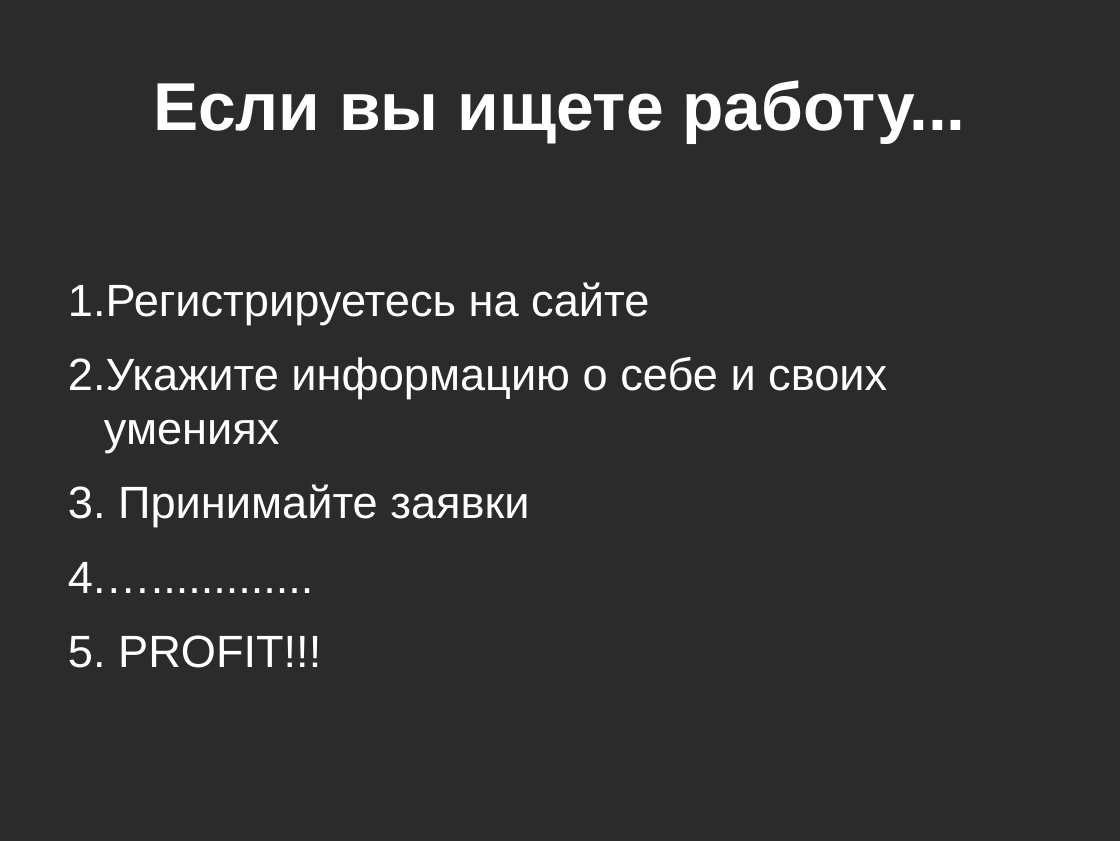
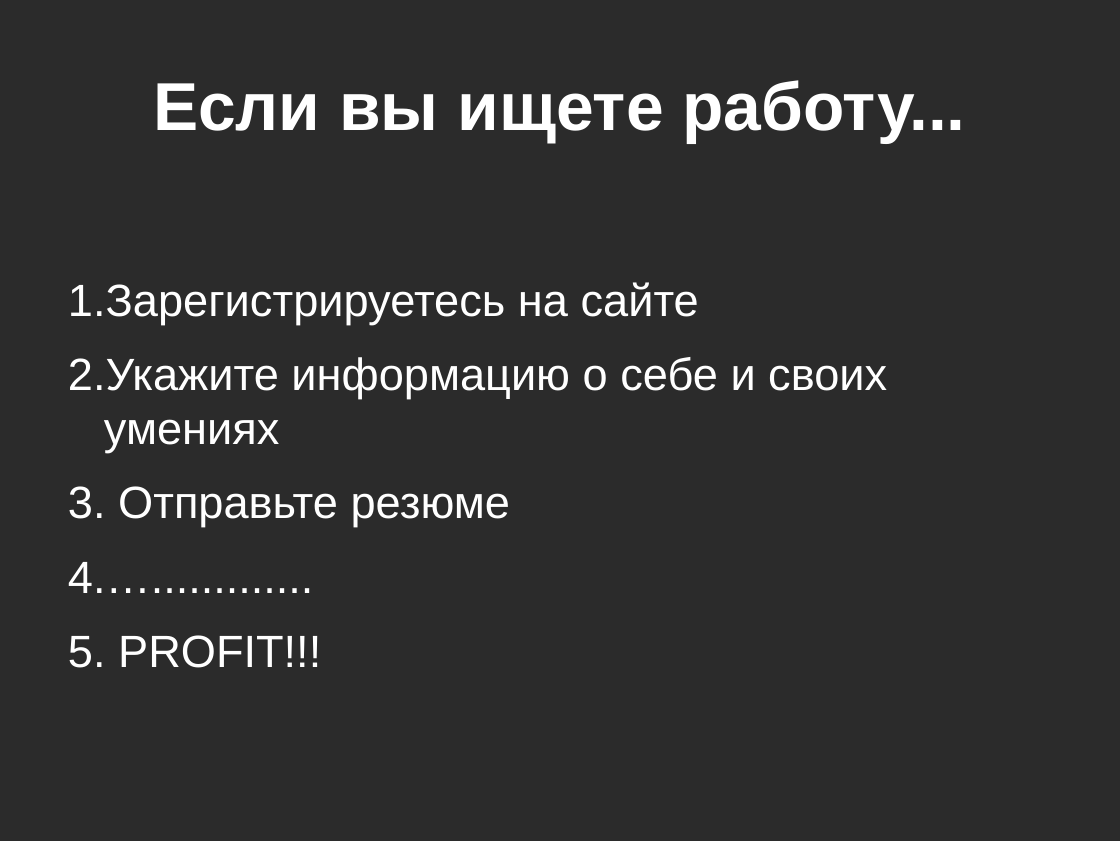
Before and after one commit to yashart/mipt_hunt, a slide deck: slide 5 of Infa-100.odp. Drawn at 1120x841 pixels with LibreOffice and Linux fonts; fonts in the diff are those of the drawing; background and template pictures are left out; a plain dark background stands for a picture behind light text. Boxes give left, top, right and bottom in pixels: in the first picture for what was removed or moved away, otherwise in the second. Text is boxed around its words. In the diff, an @@ line names an element or a change of style, - is before the commit and + after.

```diff
--- a/Infa-100.odp
+++ b/Infa-100.odp
@@ text at [68,282,699,324]: text changed @@
-1. Регистрируетесь на сайте
+1. Зарегистрируетесь на сайте
@@ text at [118,486,511,527]: text changed @@
-3. Принимайте заявки
+3. Отправьте резюме
```
Also in this commit, not shown: 4 other slides changed.
